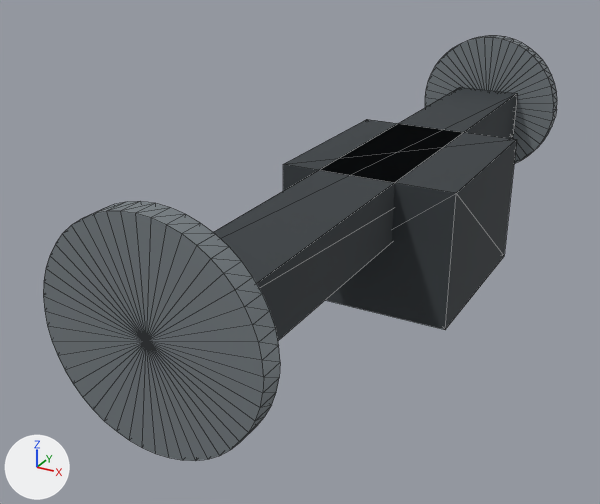
Before and after pictures for a commit that changed the glTF model packages/deadvox/src/content/base/assets/models/hoist_front_axle.glb.
Before and after are seen from a 50 mm lens placed at (2.404, -1.171, 0.802), pointed at (1.814, -0.098, 0.265). Arrows for +X, +Y and +Z are at lower left; the lights stay in place. The first picture is the older version. Mesh edges are drawn as thin lines. Where no turn or scale is listed for an object, it has been applied to the vertices. Vertices at exactly the same position are counted once.

The first picture shows 'body:compound'.
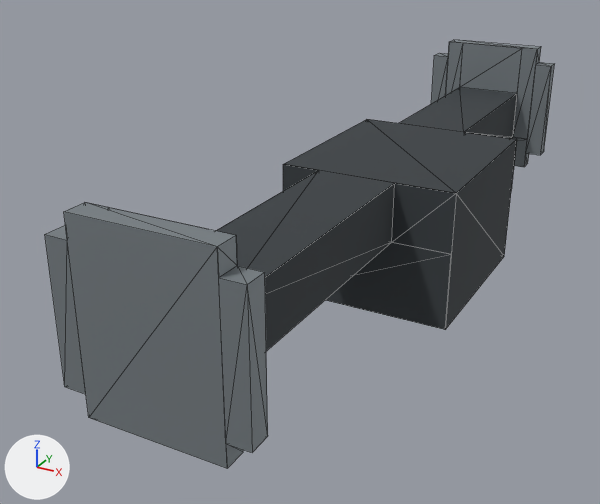
What differs and where, as boxes [x1, y1, x2, y2] in the pictures (600 x 504 px):
'body:compound', reshaped: before [43, 36, 557, 461]; after [45, 40, 555, 468]
part 1 of me_body_compound, reshaped: before [213, 87, 517, 341]; after [45, 40, 555, 468]

What the commit changed:
me_body_compound is used by ob_body_compound; location (0.0, 0.0, 0.0).
me_body_compound had 212 vertices, 408 faces and spanned x 1.766..2.062, y -0.594..0.594, z 0.188..0.516.
me_body_compound now has 84 vertices, 120 faces and spans x 1.781..2.062, y -0.594..0.594, z 0.188..0.5.
Part 1, on me_body_compound:
20 faces are deleted.
32 vertices are added at x 1.781..2.062, y -0.562..0.594, z 0.25..0.5.
6 new vertices lie (0.0, 0.0, 0.031) away from vertices in x 1.812..2.0, y -0.562..0.594, z 0.25.
6 new vertices lie (0.0, 0.0, 0.188) away from vertices in x 1.812..2.0, y -0.562..0.594, z 0.281.
8 new vertices lie (0.0, -0.032, 0.0) away from vertices in x 1.812..2.0, y -0.562, z 0.25..0.5.
8 new vertices lie (0.031, 0.0, 0.0) away from vertices in x 2.0, y -0.594..0.594, z 0.281..0.469.
8 new vertices lie (-0.031, 0.0, 0.0) away from vertices in x 1.812, y -0.594..0.594, z 0.281..0.469.
32 new faces join them, mat_373d41 (dark grey #373d41).
84 new faces join them, mat_8a9297 (grey #8a9297).
Other edits to the shape of me_body_compound do not show in these pictures.
